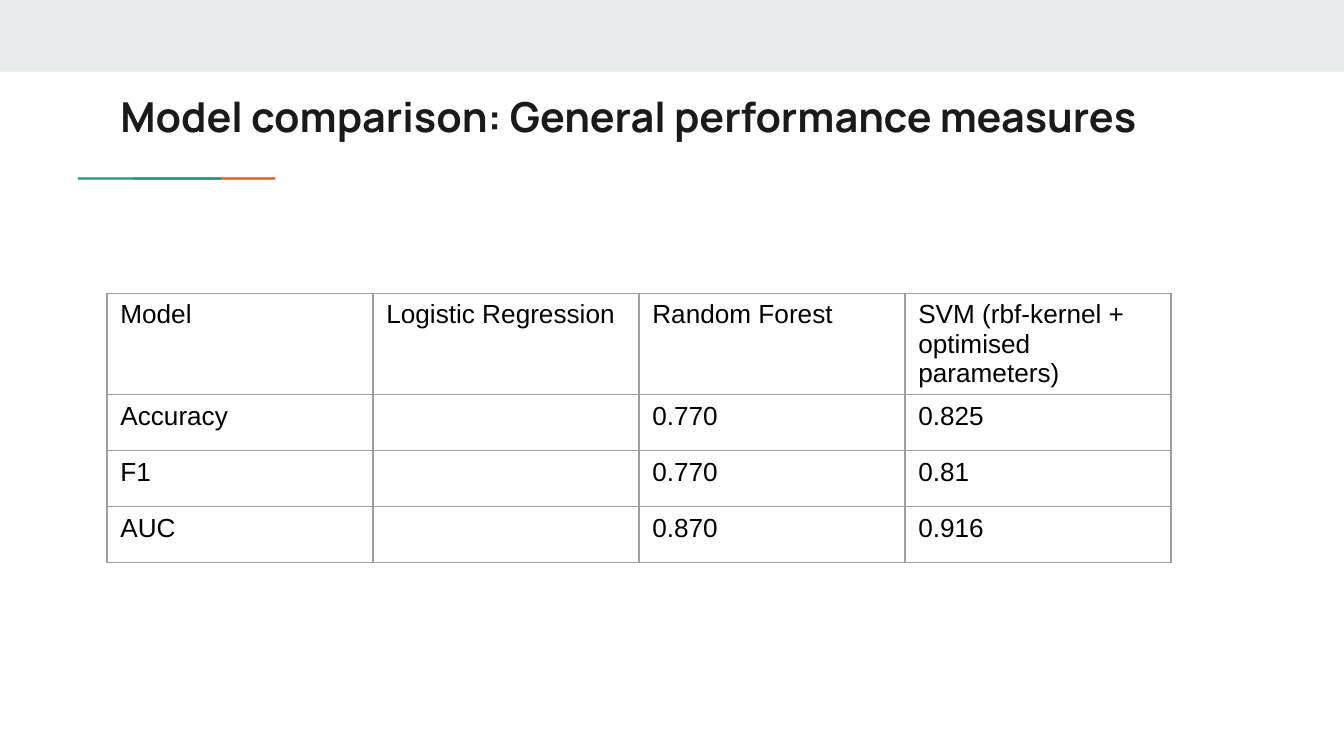
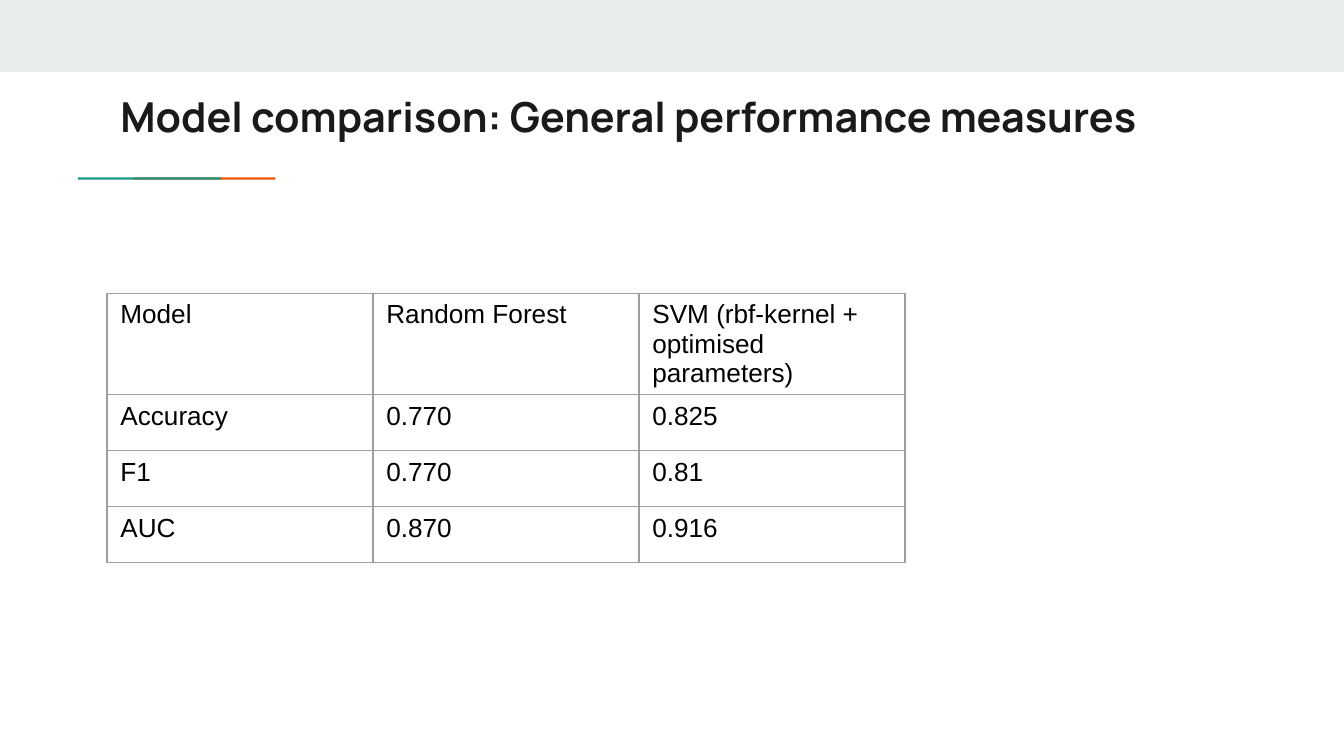
Before and after one commit to nono-zarazua/dog-learning, a slide deck: slide 7 of Practical Week Overview.pptx. Drawn at 1344x756 pixels with LibreOffice and Linux fonts; fonts in the diff are those of the drawing. Boxes give left, top, right and bottom in pixels: in the first picture for what was removed or moved away, otherwise in the second. Text is boxed around its words. In the diff, an @@ line names an element or a change of style, - is before the commit and + after.

Commit message:
Fixed final presentation

```diff
--- a/Practical Week Overview.pptx
+++ b/Practical Week Overview.pptx
@@ table at <box>108,293,906,601</box> @@
-column 2: Logistic Regression |  |  | 
@@ table: place and size @@
-table at <box>108,293,1172,601</box>
+table at <box>108,293,906,601</box>
```
Also in this commit, not shown: 2 other slides changed, 1 slide removed.
